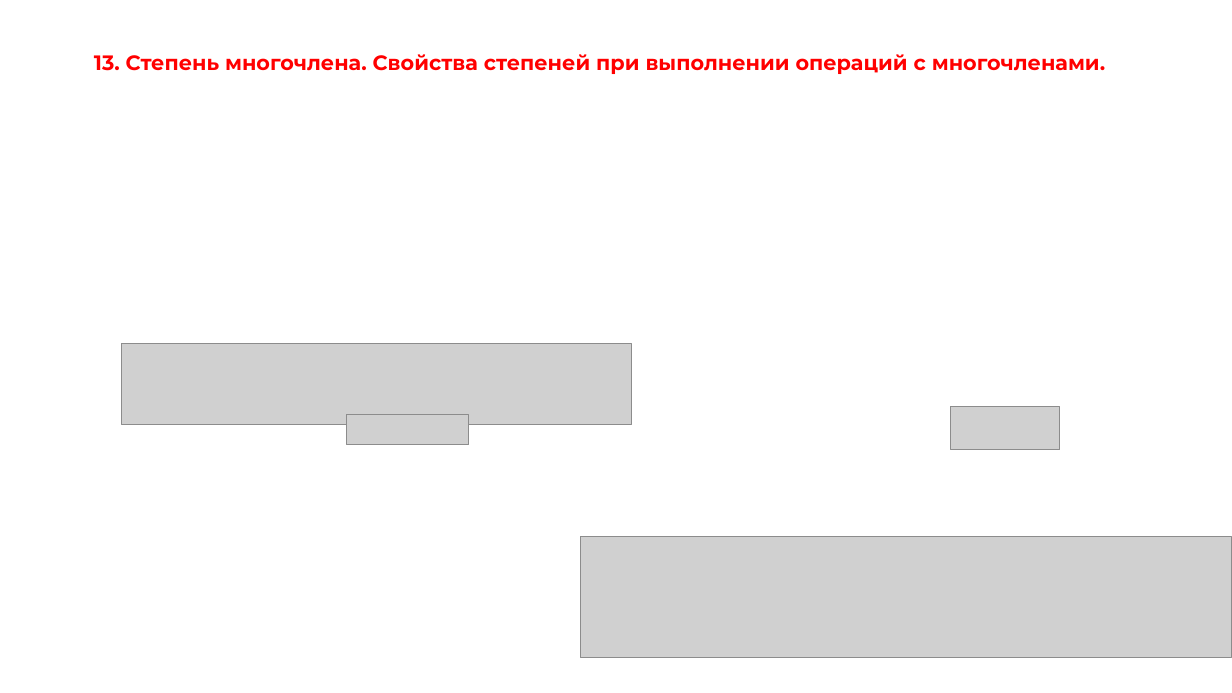
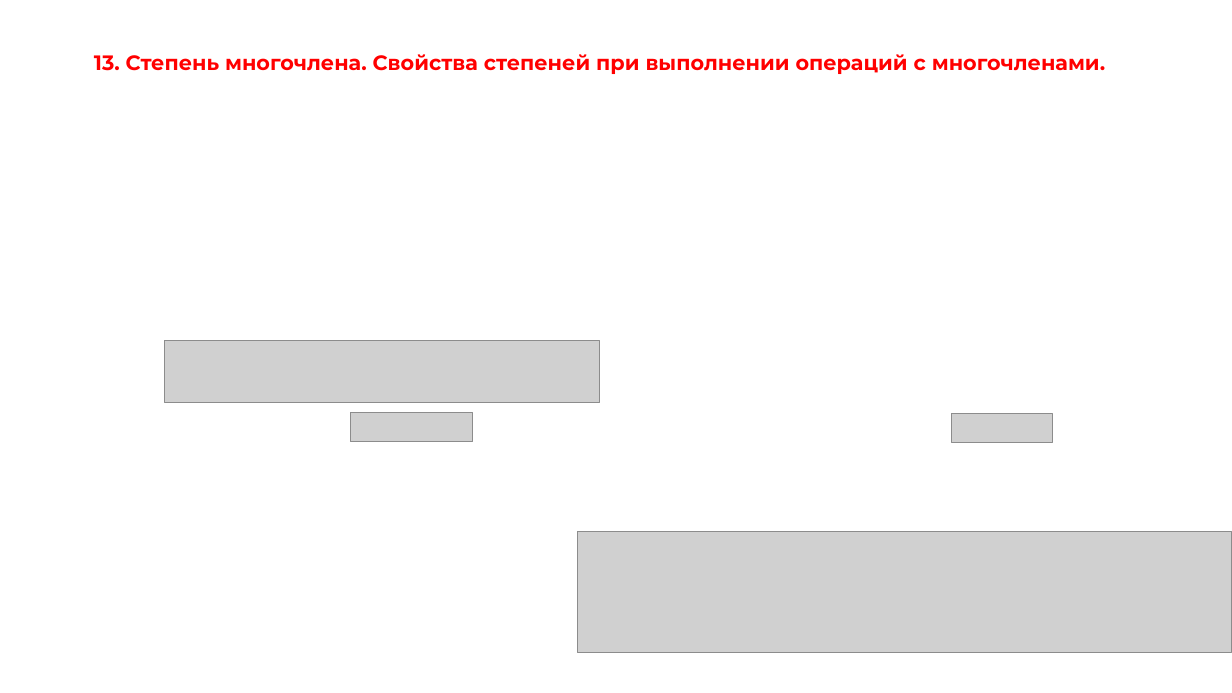
Before and after one commit to OneTwoZzzPlus/ITMO.STUDY, a slide deck: slide 27 of MATH/colloquium.pptx. Drawn at 1232x693 pixels with LibreOffice and Linux fonts; fonts in the diff are those of the drawing; grey boxes stand for pictures. Boxes give left, top, right and bottom in pixels: in the first picture for what was removed or moved away, otherwise in the second. Text is boxed around its words. In the diff, an @@ line names an element or a change of style, - is before the commit and + after.

```diff
--- a/MATH/colloquium.pptx
+++ b/MATH/colloquium.pptx
@@ picture: place and size @@
-picture at bbox=[121, 344, 631, 425]
+picture at bbox=[165, 341, 600, 402]
@@ picture: place and size @@
-picture at bbox=[951, 407, 1060, 450]
+picture at bbox=[952, 413, 1053, 443]
@@ picture: place and size @@
-picture at bbox=[580, 537, 1232, 658]
+picture at bbox=[578, 531, 1232, 653]
```
Also in this commit, not shown: 15 other slides changed, 18 other files.
